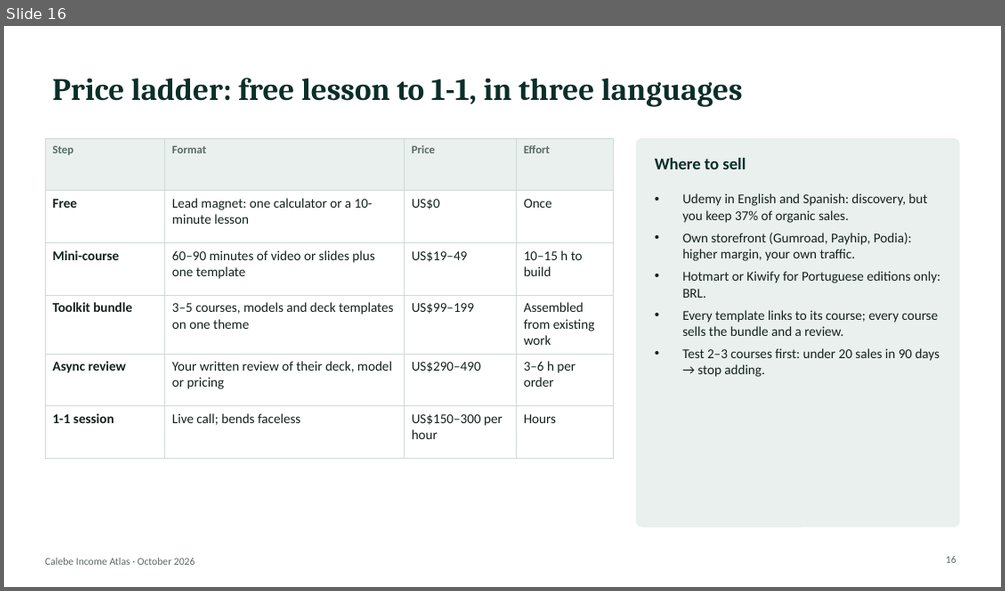
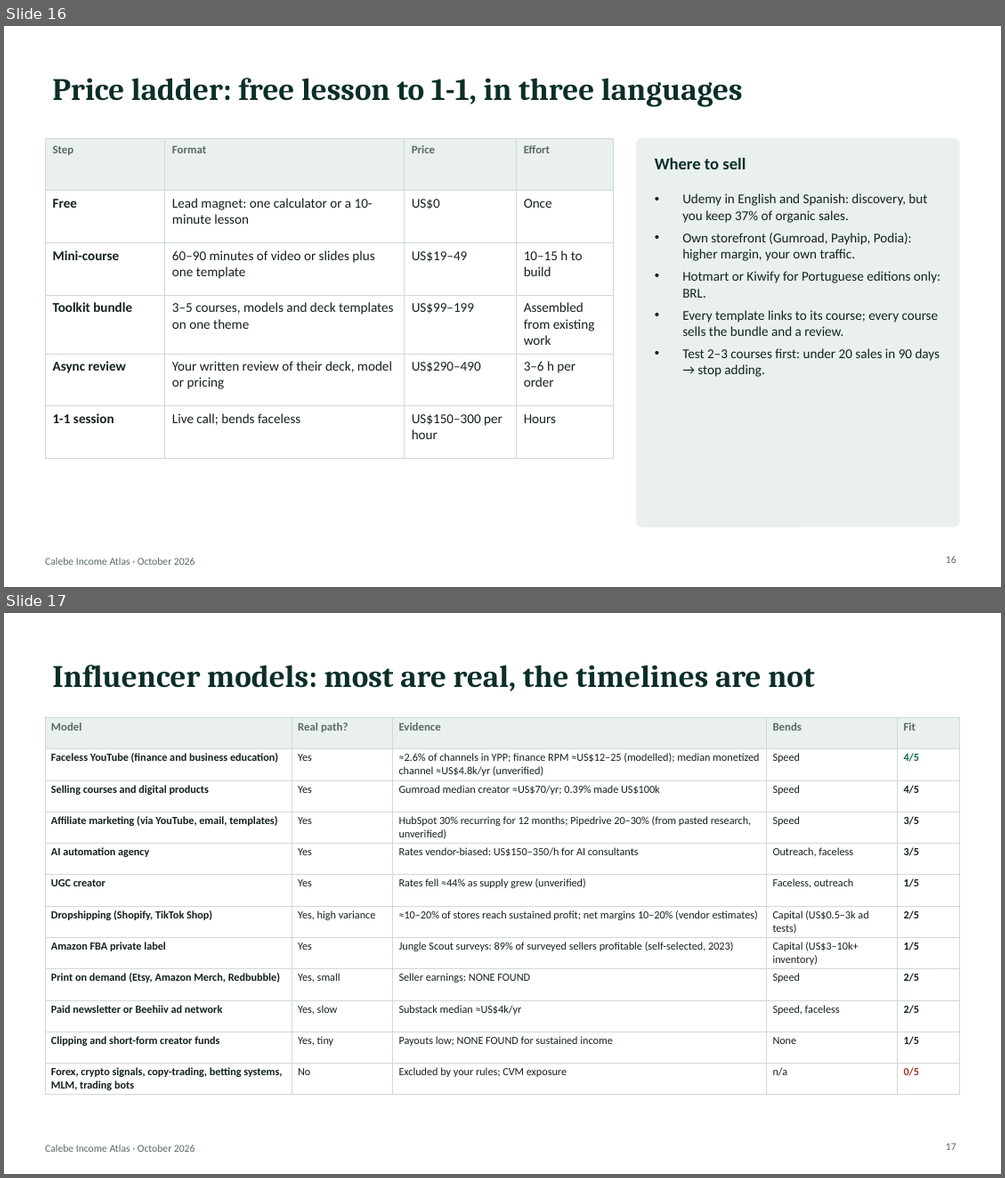
Before and after one commit to algarcalebe-web/legendary-bassoon, a slide deck: research/Calebe_Income_Atlas.pptx. Shown one above the other, each under a label of ours: slide 16 before the commit, slides 16 and 17 after it. The pictures are 1005x591 and 1005x1178 pixels, drawn with LibreOffice and Linux fonts; fonts in the diff are those of the drawing. Boxes give left, top, right and bottom in pixels: in the first picture for what was removed or moved away, otherwise in the second. Text is boxed around its words. In the diff, an @@ line names an element or a change of style, - is before the commit and + after.

```diff
--- a/research/Calebe_Income_Atlas.pptx
+++ b/research/Calebe_Income_Atlas.pptx
@@ slide 17 added at bbox=[4, 613, 1001, 1174], background #FFFFFF; not listed: 1 template element that a slide beside it also shows @@
@@ title added at bbox=[52, 665, 814, 691], 30 pt, text #0B2E28, bold @@
+Influencer models: most are real, the timelines are not
@@ table added at bbox=[45, 718, 960, 1094], 12 rows, 5 columns @@
+Model | Real path? | Evidence | Bends | Fit
+Faceless YouTube (finance and business education) | Yes | ≈2.6% of channels in YPP; finance RPM ≈US$12–25 (modelled); median monetized channel ≈US$4.8k/yr (unverified) | Speed | 4/5
+Selling courses and digital products | Yes | Gumroad median creator ≈US$70/yr; 0.39% made US$100k | Speed | 4/5
+Affiliate marketing (via YouTube, email, templates) | Yes | HubSpot 30% recurring for 12 months; Pipedrive 20–30% (from pasted research, unverified) | Speed | 3/5
+AI automation agency | Yes | Rates vendor-biased: US$150–350/h for AI consultants | Outreach, faceless | 3/5
+UGC creator | Yes | Rates fell ≈44% as supply grew (unverified) | Faceless, outreach | 1/5
+Dropshipping (Shopify, TikTok Shop) | Yes, high variance | ≈10–20% of stores reach sustained profit; net margins 10–20% (vendor estimates) | Capital (US$0.5–3k ad tests) | 2/5
+Amazon FBA private label | Yes | Jungle Scout surveys: 89% of surveyed sellers profitable (self-selected, 2023) | Capital (US$3–10k+ inventory) | 1/5
+Print on demand (Etsy, Amazon Merch, Redbubble) | Yes, small | Seller earnings: NONE FOUND | Speed | 2/5
+Paid newsletter or Beehiiv ad network | Yes, slow | Substack median ≈US$4k/yr | Speed, faceless | 2/5
+Clipping and short-form creator funds | Yes, tiny | Payouts low; NONE FOUND for sustained income | None | 1/5
+Forex, crypto signals, copy-trading, betting systems, MLM, trading bots | No | Excluded by your rules; CVM exposure | n/a | 0/5
@@ page number added at bbox=[946, 1143, 956, 1150], 10 pt, text #5A6964 @@
+17
```
Also in this commit, not shown: 2 slides changed, 1 other slide added, 2 other files.
